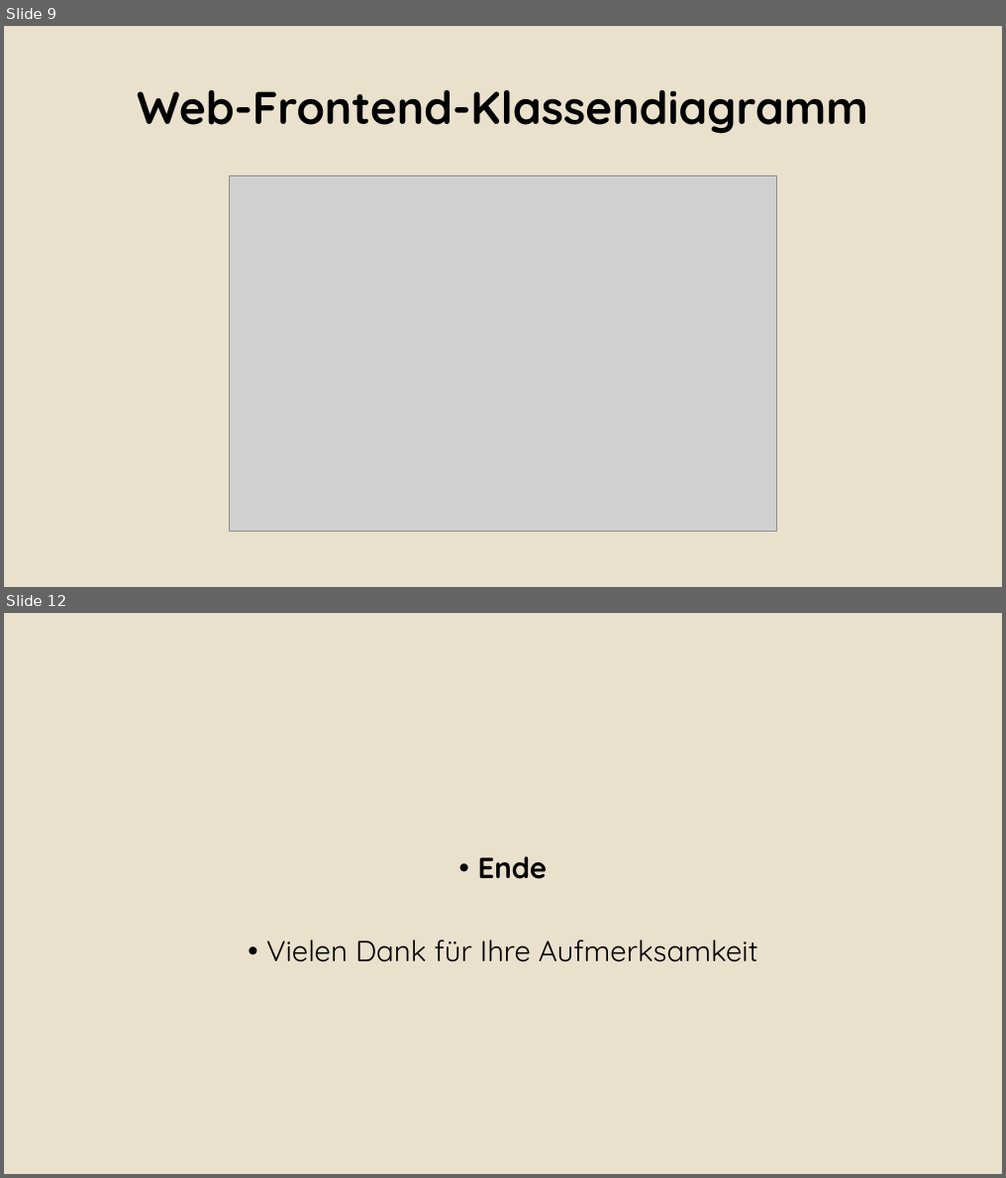
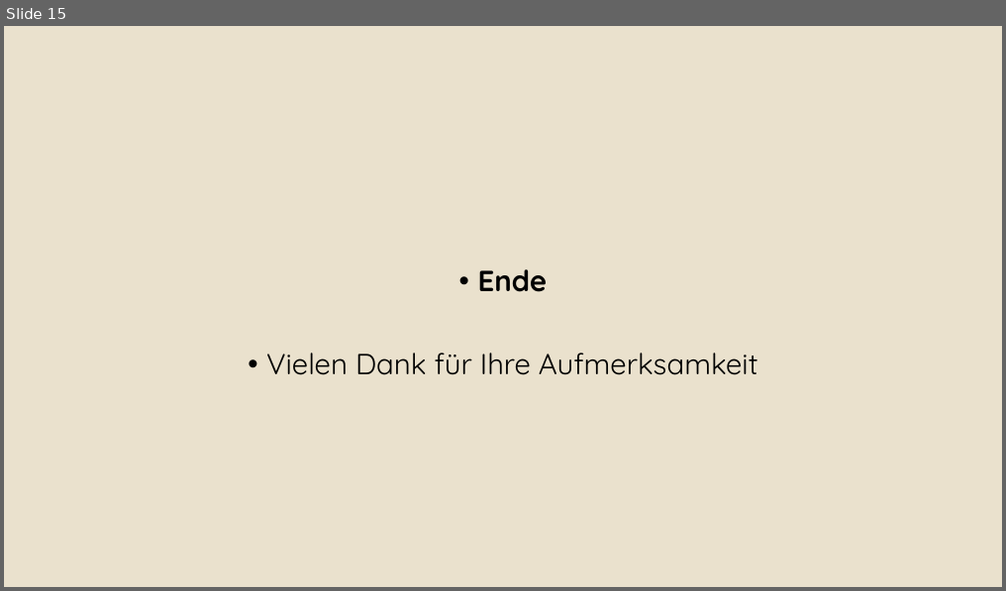
Before and after one commit to Alergeek/Dokumentation, a slide deck: Allergeeks/Corporate Design/Bsp Präsi.pptx. Shown one above the other, each under a label of ours: slides 9 and 12 before the commit, slide 15 after it; the slides between them are not shown. The pictures are 1006x1178 and 1006x591 pixels, drawn with LibreOffice and Linux fonts; fonts in the diff are those of the drawing; grey boxes stand for pictures; background and template pictures are left out. Boxes give left, top, right and bottom in pixels: in the first picture for what was removed or moved away, otherwise in the second. Text is boxed around its words. In the diff, an @@ line names an element or a change of style, - is before the commit and + after.

```diff
--- a/Allergeeks/Corporate Design/Bsp Präsi.pptx
+++ b/Allergeeks/Corporate Design/Bsp Präsi.pptx
@@ slide 9 removed at [4, 26, 1002, 587], background #EAE2CE @@
@@ title removed at [137, 90, 868, 134] @@
-Web-Frontend-Klassendiagramm
@@ picture removed at [230, 175, 776, 532] @@
@@ what was slide 12 is now slide 15 @@
```
Also in this commit, not shown: 2 slides changed, 12 slides added, 8 other slides removed, 5 other files.
